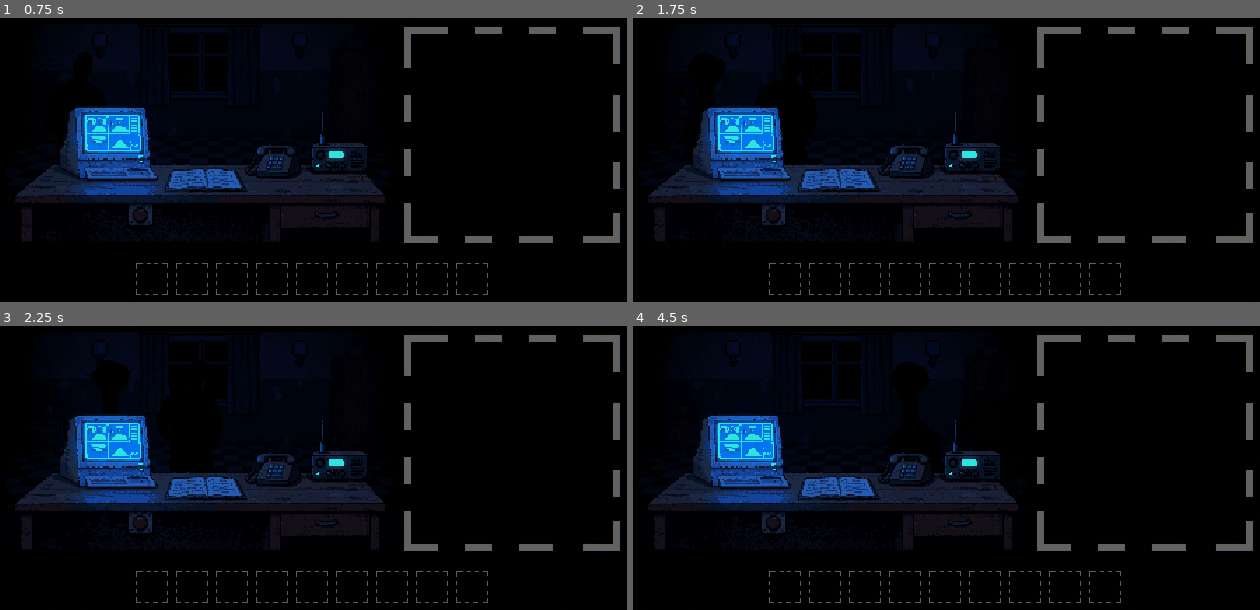
Above: before the commit, frames 1-4 (two rows, left to right).
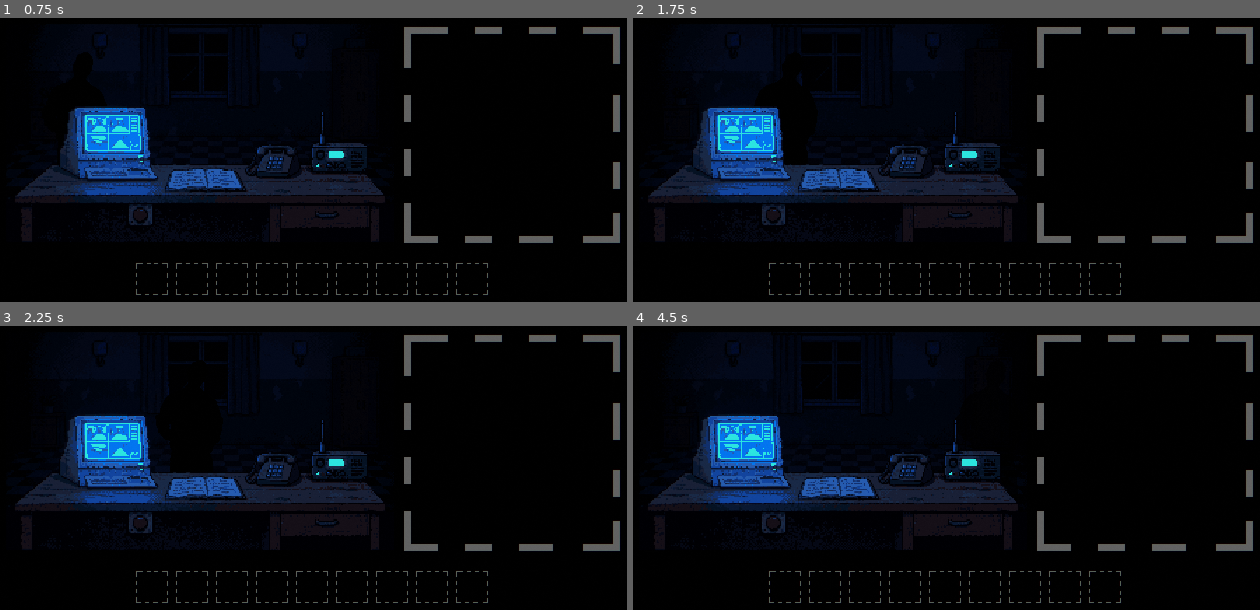
Above: after the commit, the same moments.

Repository: Blyaprint/StudakPlease
Game: Godot game, scene res://scenes/main.tscn
Same seed, same stepped clock (60 frames per second), same inputs: the game is played once before the commit and once after it.
Inputs (mouse positions are in pixels of both pictures, inside the frame that each line leads up to):
- Up to frame 1 (0.75 s): move the mouse to (451, 145) at 0.52 s; click (451, 145) at 0.67 s
- Up to frame 2 (1.75 s): tap Space at 0.77 s; drag from (814, 179) to (915, 233) at 1.27 s
- Up to frame 3 (2.25 s): move the mouse to (376, 391) at 2.02 s; click (376, 391) at 2.17 s
- Up to frame 4 (4.5 s): drag from (915, 541) to (752, 416) at 2.77 s; move the mouse to (1134, 524) at 3.52 s; click (1134, 524) at 3.67 s; tap Space at 3.77 s; drag from (752, 416) to (846, 379) at 4.27 s

Frame 1 is identical in both runs. In frame 2, less than 0.1% of the frame differs, in the area x 10-15%, y 13-19%; in frame 3, 0.3%; in frame 4, 0.3%, in the area x 41-48%, y 12-27%.

Commit message:
Register ordinary NPCs as active visitors

Diff:
--- a/scripts/npc.gd
+++ b/scripts/npc.gd
@@ -59,6 +59,7 @@
 
 func _ready() -> void:
 	add_to_group("npc")
+	add_to_group("visitor")
 
 	position = spawn_pos
 	scale = Vector2(spawn_scale, spawn_scale)
